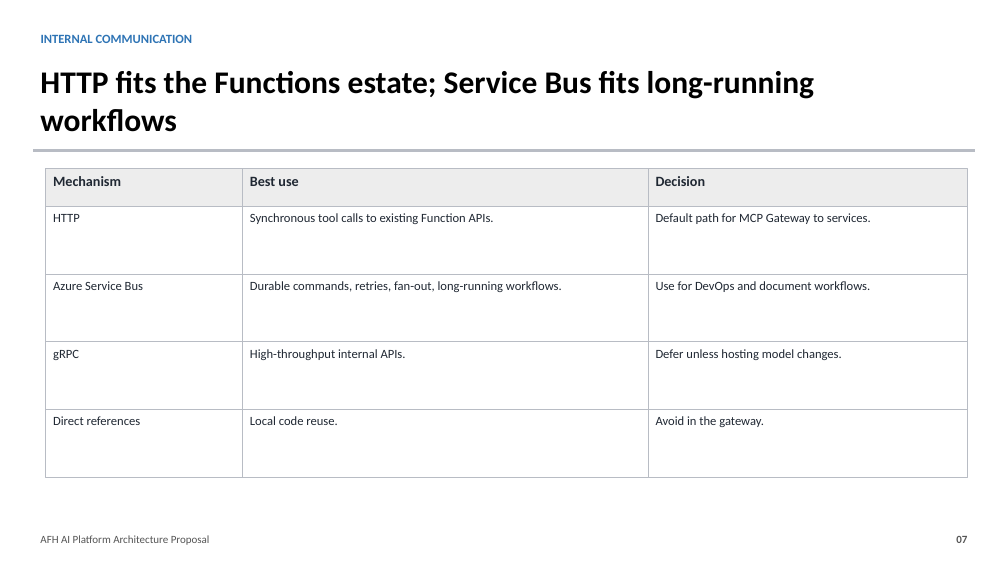
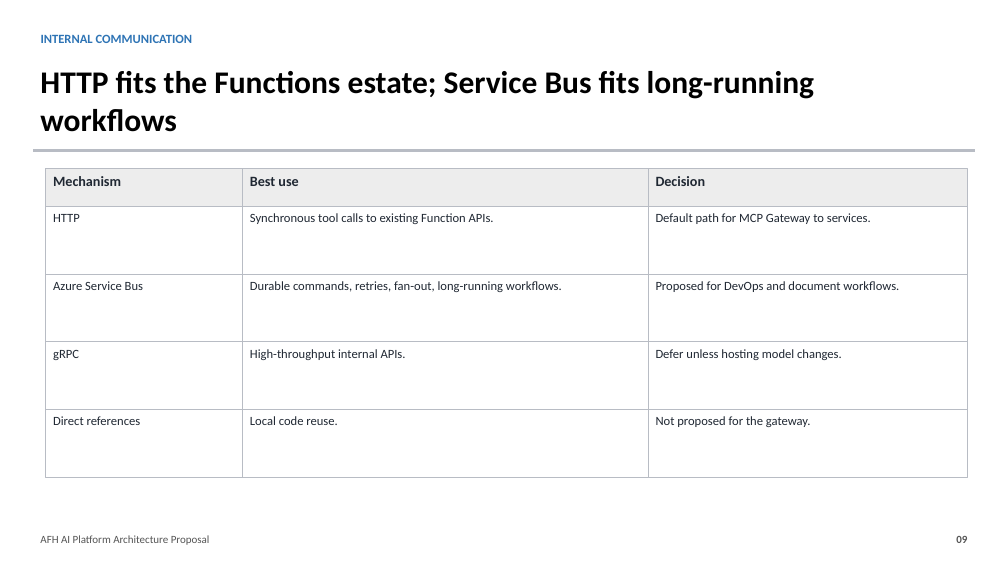
Before and after one commit to ikebotch/afh-booking-function-app, a slide deck: slide 9 of docs/AFH_AI_Platform_Architecture_Proposal.pptx (slide 7 before the commit). Drawn at 1008x567 pixels with LibreOffice and Linux fonts; fonts in the diff are those of the drawing. Boxes give left, top, right and bottom in pixels: in the first picture for what was removed or moved away, otherwise in the second. Text is boxed around its words. In the diff, an @@ line names an element or a change of style, - is before the commit and + after.

Commit message:
feat: Update AFH AI Platform Architecture Proposal documents

```diff
--- a/docs/AFH_AI_Platform_Architecture_Proposal.pptx
+++ b/docs/AFH_AI_Platform_Architecture_Proposal.pptx
@@ text in rectangle at (656, 281, 899, 292): text changed @@
-Use for DevOps and document workflows.
+Proposed for DevOps and document workflows.
@@ text in rectangle at (656, 416, 811, 427): text changed @@
-Avoid in the gateway.
+Not proposed for the gateway.
```
Also in this commit, not shown: 11 other slides changed, 2 slides added, 1 other file.
